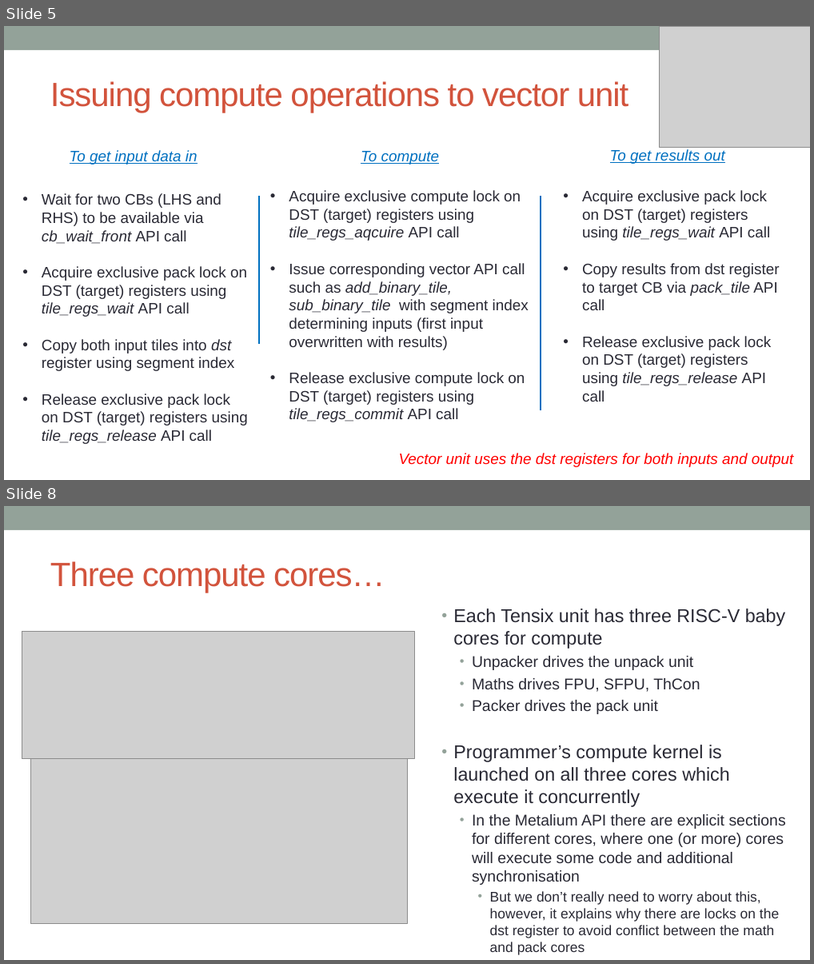
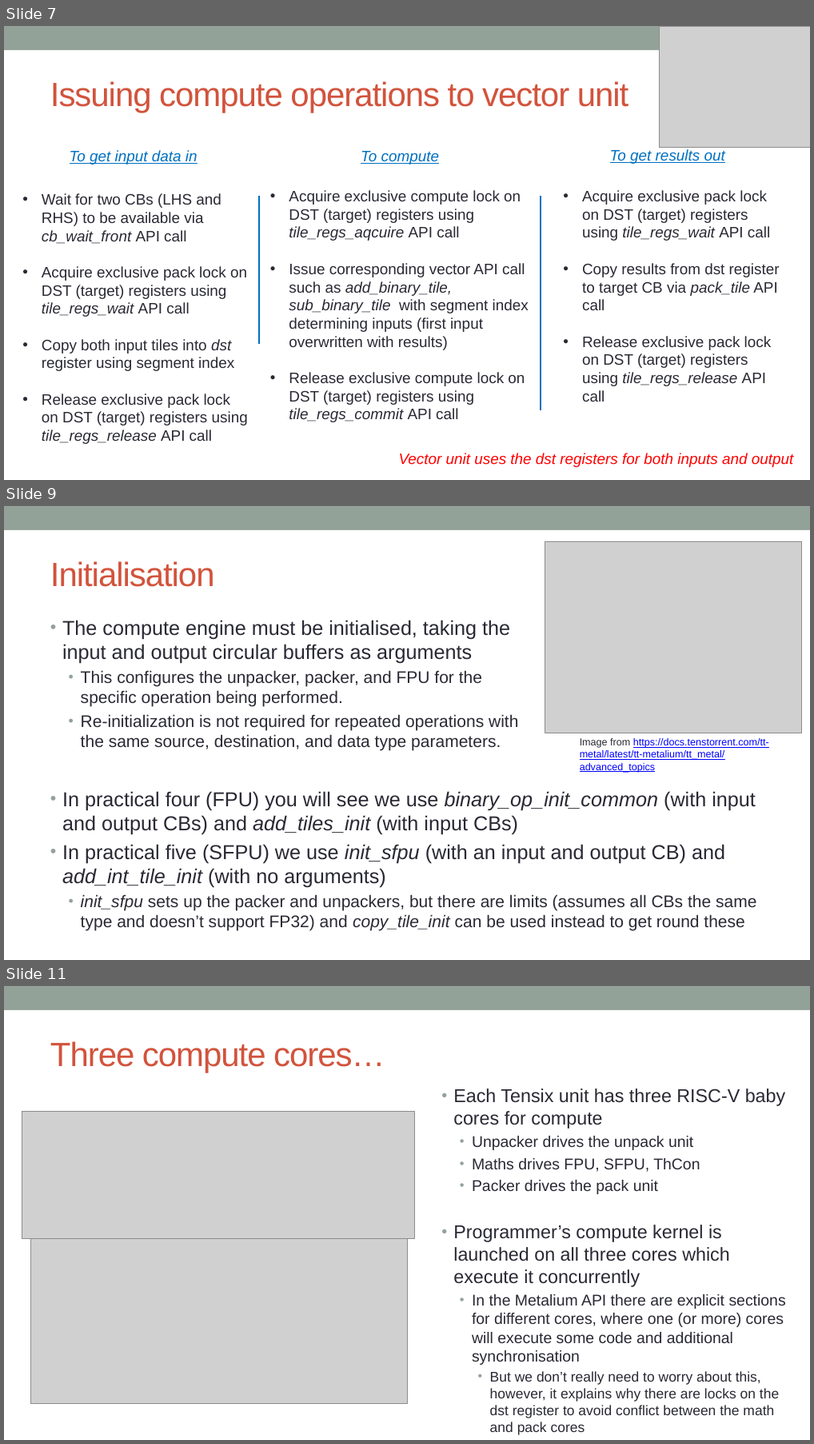
Before and after one commit to owainkenwayucl/tt-tutorial, a slide deck: lectures/src/SDK-compute.pptx. Shown one above the other, each under a label of ours: slides 5 and 8 before the commit, slides 7, 9 and 11 after it; the slides between them are not shown. The pictures are 814x964 and 814x1444 pixels, drawn with LibreOffice and Linux fonts; fonts in the diff are those of the drawing; grey boxes stand for pictures. Boxes give left, top, right and bottom in pixels: in the first picture for what was removed or moved away, otherwise in the second. Text is boxed around its words. In the diff, an @@ line names an element or a change of style, - is before the commit and + after.

```diff
--- a/lectures/src/SDK-compute.pptx
+++ b/lectures/src/SDK-compute.pptx
@@ slide 9 added at [4,506,810,960], background #FFFFFF; not listed: 1 template element that a slide beside it also shows @@
@@ picture added at [546,541,802,733] @@
@@ title added at [50,561,215,587], 40 pt, text #D2533C @@
+Initialisation
@@ text added at [62,620,518,751], 20 pt, text #292934 @@
+• The compute engine must be initialised, taking the input and output circular buffers as arguments
+  • This configures the unpacker, packer, and FPU for the specific operation being performed.
+  • Re-initialization is not required for repeated operations with the same source, destination, and data type parameters.
@@ text added at [580,738,770,772], 12 pt, text #0000FF, underline @@
+Image from https://docs.tenstorrent.com/tt-metal/latest/tt-metalium/tt_metal/advanced_topics
@@ text added at [62,791,757,931], 24 pt, text #292934 @@
+• In practical four (FPU) you will see we use binary_op_init_common (with input and output CBs) and add_tiles_init (with input CBs)
+• In practical five (SFPU) we use init_sfpu (with an input and output CB) and add_int_tile_init (with no arguments)
+  • init_sfpu sets up the packer and unpackers, but there are limits (assumes all CBs the same type and doesn’t support FP32) and copy_tile_init can be used instead to get round these
@@ what was slide 5 is now slide 7 @@
@@ what was slide 8 is now slide 11 @@
```
Also in this commit, not shown: 4 slides changed, 3 other slides added, 3 other files.
